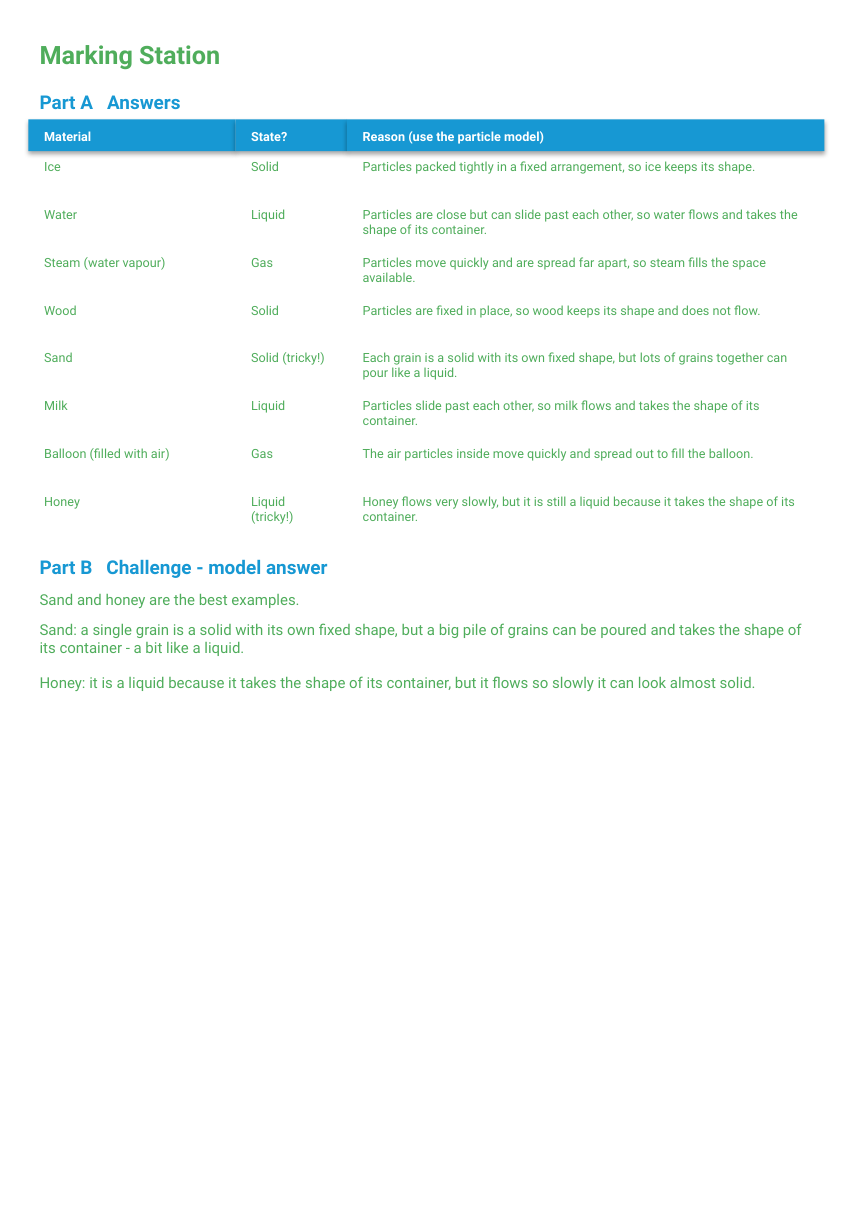
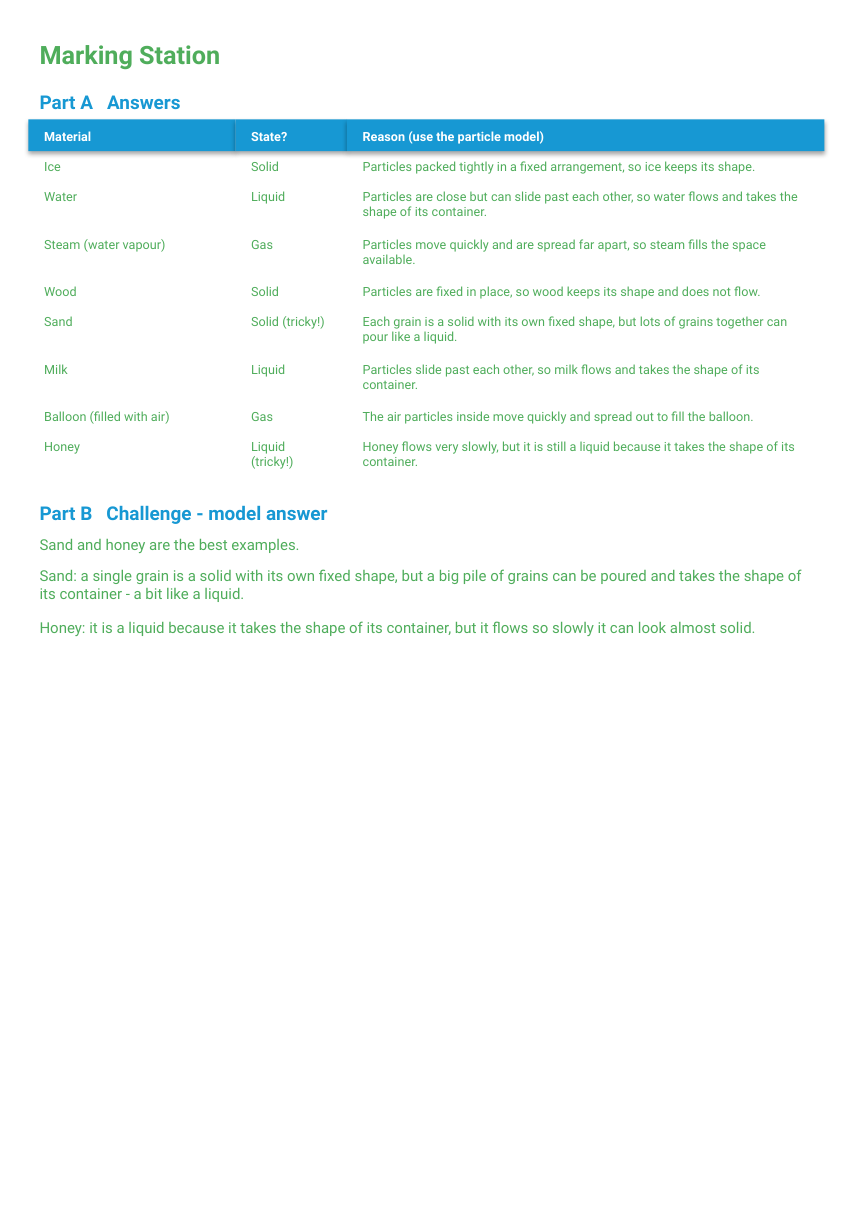
Before and after one commit to imcl75/claude_files, a slide deck: slide 2 of Science/T6W7_L1_LP1_Scientist_States_of_Matter.pptx. Drawn at 853x1232 pixels with LibreOffice and Linux fonts; fonts in the diff are those of the drawing. Boxes give left, top, right and bottom in pixels: in the first picture for what was removed or moved away, otherwise in the second. Text is boxed around its words. In the diff, an @@ line names an element or a change of style, - is before the commit and + after.

```diff
--- a/Science/T6W7_L1_LP1_Scientist_States_of_Matter.pptx
+++ b/Science/T6W7_L1_LP1_Scientist_States_of_Matter.pptx
@@ 6 texts: place and size @@
-6 texts at (44,209,798,282)
+6 texts at (44,191,798,264)
@@ text "Wood": place and size @@
-text "Wood" at (44,305,77,315)
+text "Wood" at (44,286,77,296)
@@ text "Solid": place and size @@
-text "Solid" at (251,305,279,315)
+text "Solid" at (251,286,279,296)
@@ text "Particles are fixed in place, ...": place and size @@
-text "Particles are fixed in place, ..." at (363,305,761,318)
+text "Particles are fixed in place, ..." at (363,286,761,299)
@@ 6 texts: place and size @@
-6 texts at (44,352,787,425)
+6 texts at (44,316,787,389)
@@ text "Balloon (filled with air)": place and size @@
-text "Balloon (filled with air)" at (44,448,170,461)
+text "Balloon (filled with air)" at (44,411,170,424)
@@ text "Gas": place and size @@
-text "Gas" at (251,449,273,458)
+text "Gas" at (251,412,273,421)
@@ text "The air particles inside move ...": place and size @@
-text "The air particles inside move ..." at (363,448,754,461)
+text "The air particles inside move ..." at (363,411,754,424)
@@ 6 texts: place and size @@
-6 texts at (40,496,802,656)
+6 texts at (40,441,802,602)
@@ text "Honey: it is a liquid ...": place and size @@
-text "Honey: it is a liquid ..." at (40,676,756,691)
+text "Honey: it is a liquid ..." at (40,621,756,636)
```
Also in this commit, not shown: 1 other slide changed, 1 other file.
